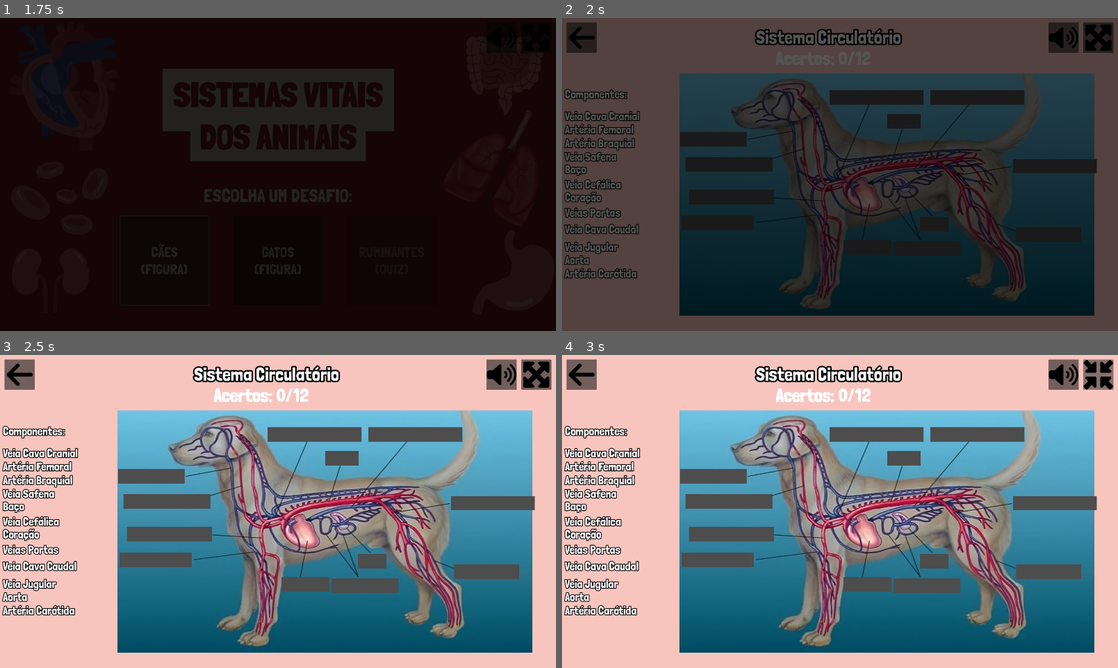
Above: before the commit, frames 1-4 (two rows, left to right).
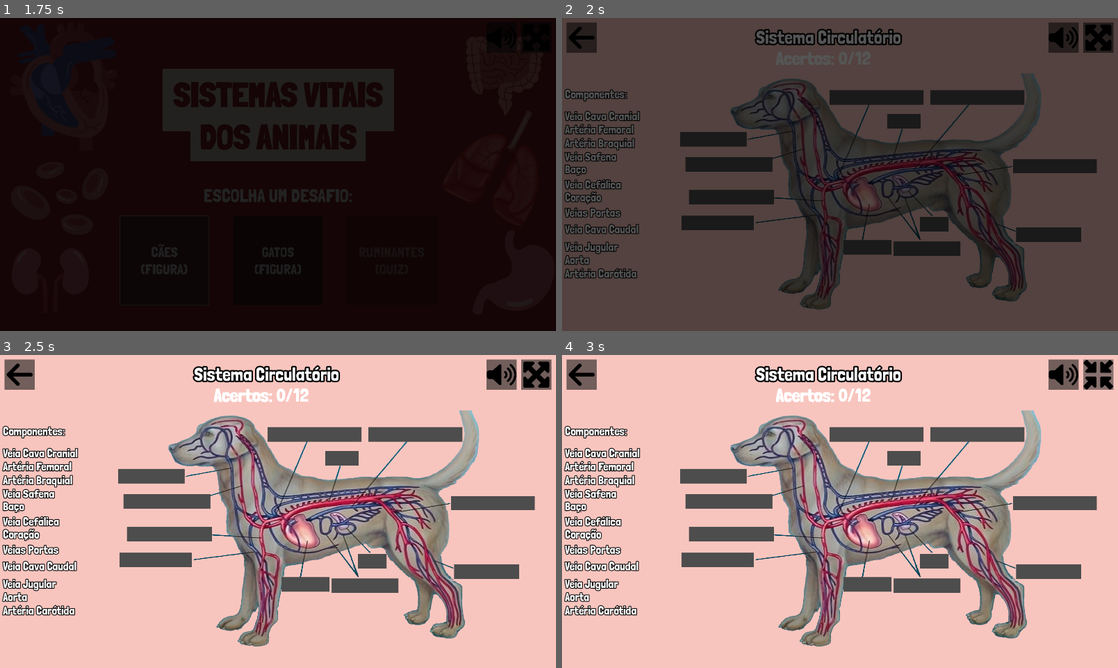
Above: after the commit, the same moments.

Repository: telmotrooper/vet-game
Game: Godot game, scene res://main.tscn
Two runs of this game, one before a commit and one after it. Both use one fixed random seed, a clock stepped at 60 frames per second and the inputs below.
Inputs (mouse positions are in pixels of both pictures, inside the frame that each line leads up to):
- Up to frame 1 (1.75 s): tap Enter at 0.5 s; click "CÃES (FIGURA)" at 1.25 s
- Up to frame 2 (2 s): no input
- Up to frame 3 (2.5 s): click (533, 373) at 2 s
- Up to frame 4 (3 s): click (1095, 373) at 2.75 s

Frame 1 is identical in both runs. In frame 2, 34% of the frame differs, in the area x 21-96%, y 17-96%; in frame 3, 34%; in frame 4, 34%.

Commit message:
cut background from dog figure

Diff:
--- a/dog_level/dog_level.tscn
+++ b/dog_level/dog_level.tscn
@@ -4,7 +4,7 @@
 [ext_resource type="Texture2D" uid="uid://dccvgy7grvwon" path="res://ui/star_regular.svg" id="2_dlmkr"]
 [ext_resource type="Texture2D" uid="uid://q28cdfoueli8" path="res://ui/star_solid.svg" id="3_fqcxr"]
 [ext_resource type="Script" path="res://droppable_background.gd" id="4_21gbo"]
-[ext_resource type="Texture2D" uid="uid://b6a1pyyhtlivt" path="res://dog_level/dog_notext.jpg" id="5_utaug"]
+[ext_resource type="Texture2D" uid="uid://bxrlpv42ntyr1" path="res://dog_level/dog.png" id="5_et6nn"]
 [ext_resource type="PackedScene" uid="uid://gpvwrquanwhj" path="res://ui/maximize_button/maximize_button.tscn" id="7_ywdc7"]
 [ext_resource type="PackedScene" uid="uid://c4e4q5arhn8f2" path="res://ui/back_button/back_button.tscn" id="8_tbklm"]
 [ext_resource type="PackedScene" uid="uid://c7v1migha7ig" path="res://ui/volume_button/volume_button.tscn" id="9_5id82"]
@@ -47,7 +47,7 @@
 [node name="DogFigure" type="Sprite2D" parent="Background"]
 position = Vector2(1122.4, 609.2)
 scale = Vector2(0.6, 0.6)
-texture = ExtResource("5_utaug")
+texture = ExtResource("5_et6nn")
 
 [node name="MaximizeButton" parent="Background" instance=ExtResource("7_ywdc7")]
 anchors_preset = 1
Binary file removed: dog_level/dog.jpg
Not shown, removed: dog_level/dog.jpg.import
Binary file added: dog_level/dog.png
Not shown, changed: dog_level/dog.png.import
Binary file removed: dog_level/dog_notext.jpg
Not shown, removed: dog_level/dog_notext.jpg.import
Binary file removed: dog_level/dog_notext.png
Not shown, removed: dog_level/dog_notext.png.import
